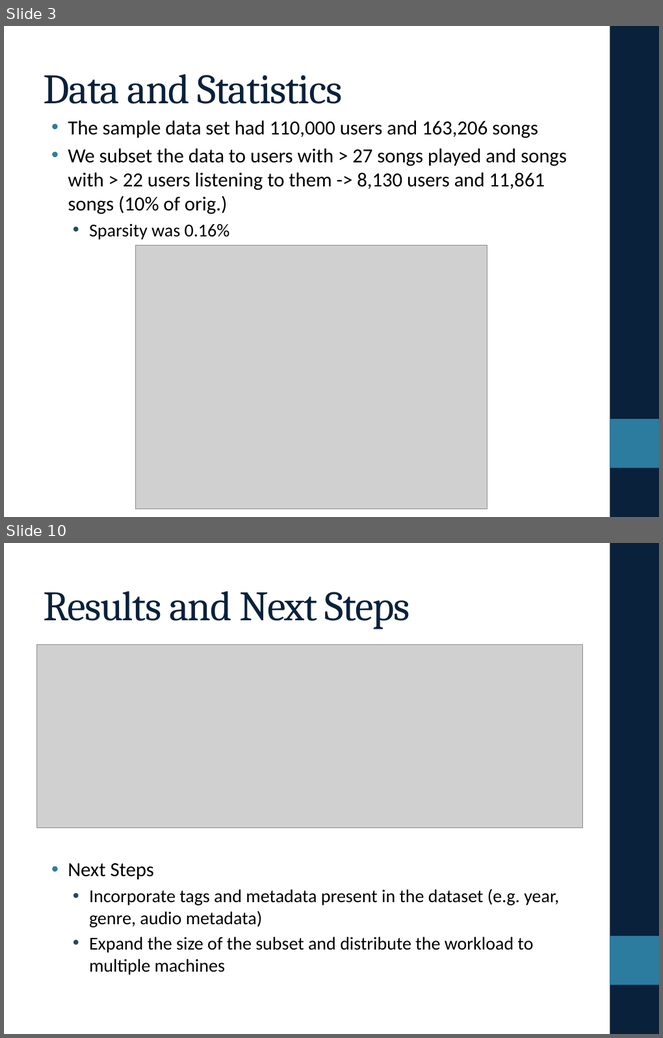
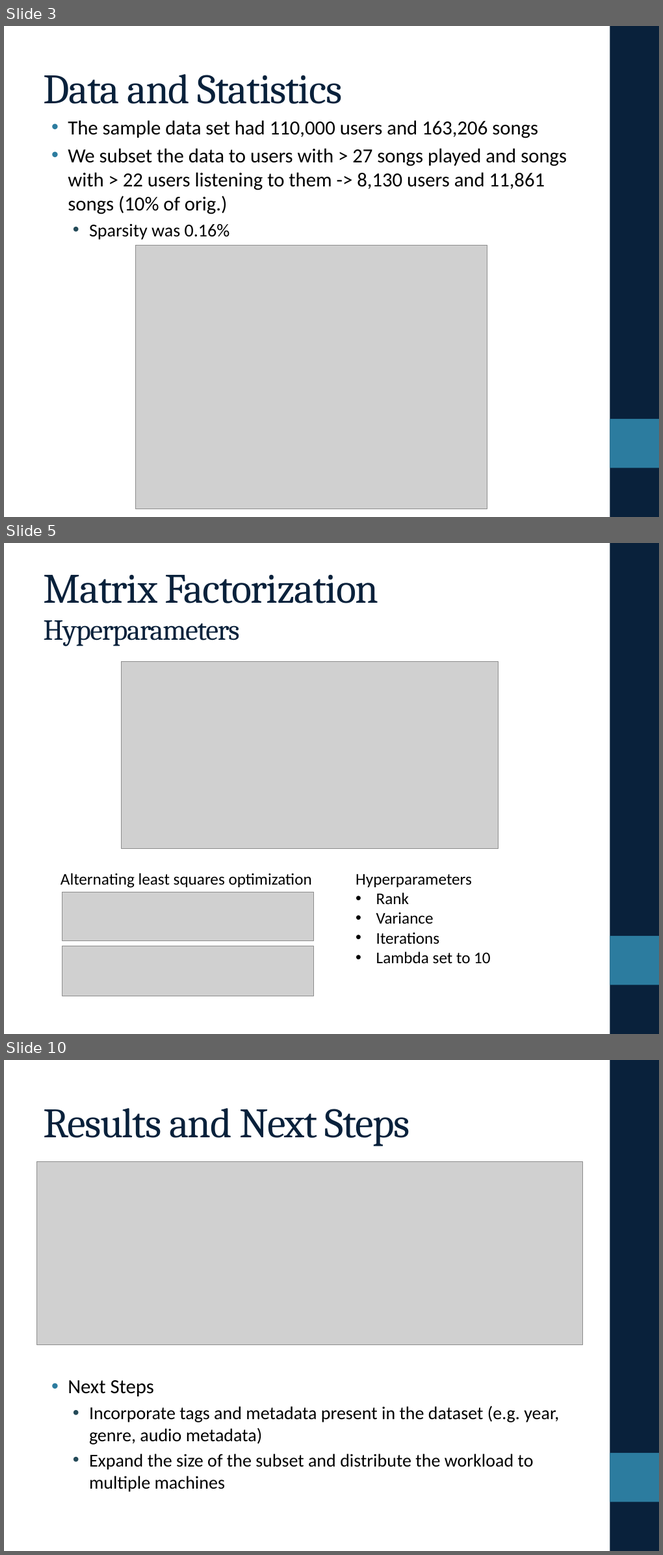
Before and after one commit to eringrand/musicanalysis, a slide deck: presentation/PresentationFinal.pptx. Shown one above the other, each under a label of ours: slides 3 and 10 before the commit, slides 3, 5 and 10 after it; the slides between them are not shown. The pictures are 663x1038 and 663x1555 pixels, drawn with LibreOffice and Linux fonts; fonts in the diff are those of the drawing; grey boxes stand for pictures. Boxes give left, top, right and bottom in pixels: in the first picture for what was removed or moved away, otherwise in the second. Text is boxed around its words. In the diff, an @@ line names an element or a change of style, - is before the commit and + after.

```diff
--- a/presentation/PresentationFinal.pptx
+++ b/presentation/PresentationFinal.pptx
@@ slide 5 added at (4, 543, 659, 1034), background #FFFFFF; not listed: 2 template elements that a slide beside it also shows @@
@@ title added at (43, 575, 379, 646), 46 pt, text #09213B @@
+Matrix Factorization
+Hyperparameters
@@ picture added at (121, 661, 498, 849) @@
@@ text added at (61, 873, 312, 888), 18 pt, text #000000 @@
+Alternating least squares optimization
@@ text added at (356, 874, 491, 964), 18 pt, text #000000 @@
+Hyperparameters
+• Rank
+• Variance
+• Iterations
+• Lambda set to 10
@@ picture added at (62, 892, 314, 941) @@
@@ picture added at (62, 947, 314, 997) @@
```
Also in this commit, not shown: 4 slides changed, 2 other slides added, 3 slides removed, 1 other file.
